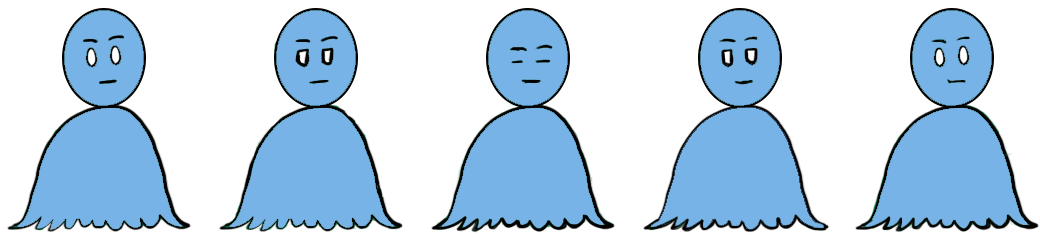
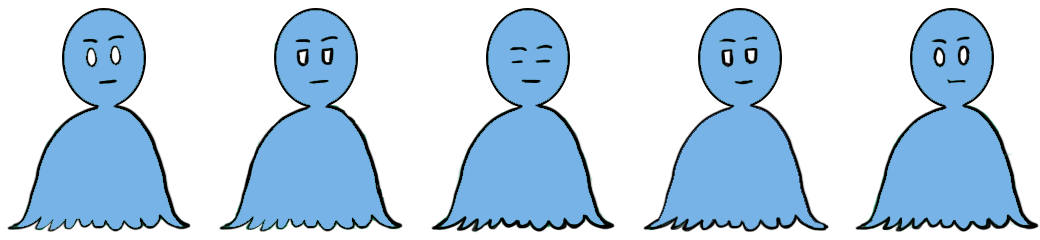
Two versions of the same layered image (1040 x 240). Layer-by-layer changes:
painted on "Layer 5" over (932, 37, 973, 111)
painted on "Layer 4" over (725, 58, 758, 110)
painted on "Layer 3" over (511, 48, 542, 112)
painted on "Layer 2" over (295, 48, 523, 112)
painted on "Layer 1" over (97, 100, 122, 110)
